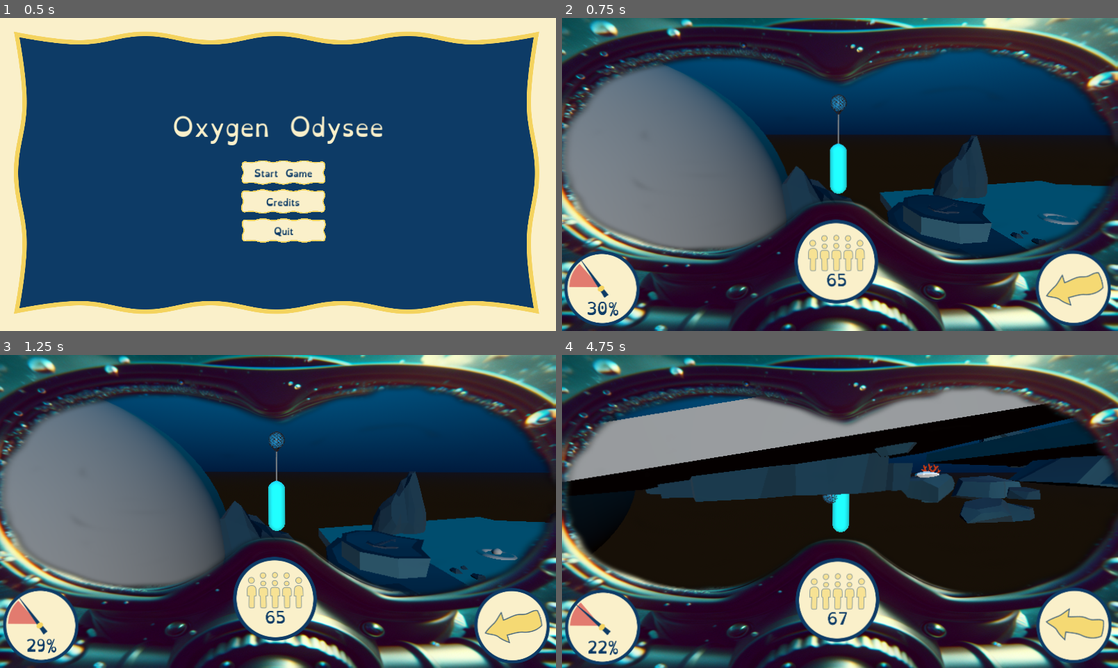
Above: before the commit, frames 1-4 (two rows, left to right).
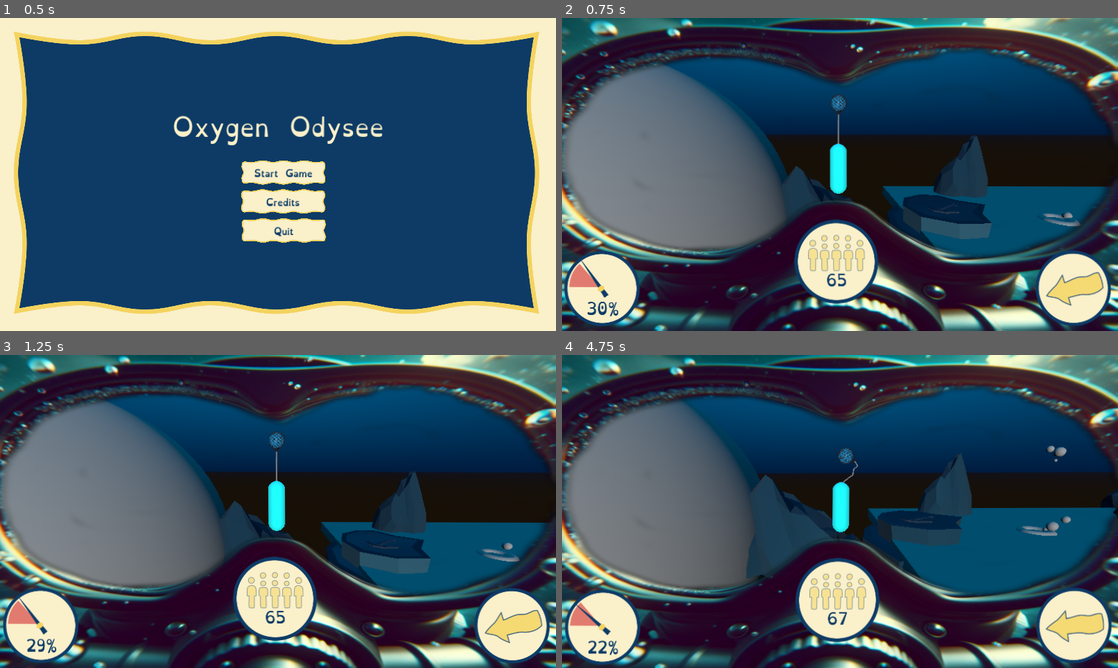
Above: after the commit, the same moments.

Repository: bastifpv/GGJ25
Game: Godot game, scene res://scenes/menu.tscn
Same seed, same stepped clock (60 frames per second), same inputs: the game is played once before the commit and once after it.
Inputs:
- Up to frame 1 (0.5 s): no input
- Up to frame 2 (0.75 s): click "Start Game" at 0.5 s
- Up to frame 3 (1.25 s): no input
- Up to frame 4 (4.75 s): hold D (right) 1.28-2.03 s; hold S (down) 2.03-2.78 s; hold D (right) 2.78-3.53 s; hold W (up) 3.53-4.28 s; hold A (left) from 4.28 s (still down)

Frame 1 is identical in both runs. In frame 2, 1.6% of the frame differs, in the area x 57-99%, y 52-77%; in frame 3, 1.7%; in frame 4, 46%, in the area x 0-100%, y 9-92%.

Commit message:
collision geht

Diff:
--- a/scenes/prefabs/sand.tscn
+++ b/scenes/prefabs/sand.tscn
@@ -4,10 +4,9 @@
 size = Vector3(10, 0.5, 10)
 
 [sub_resource type="BoxShape3D" id="BoxShape3D_vgqb5"]
+size = Vector3(10, 0.5, 10)
 
-[node name="Sand" type="RigidBody3D"]
-collision_layer = 4
-gravity_scale = 0.0
+[node name="Sand" type="StaticBody3D"]
 
 [node name="MeshInstance3D" type="MeshInstance3D" parent="."]
 layers = 4
--- a/scripts/worldgenerator.gd
+++ b/scripts/worldgenerator.gd
@@ -27,7 +27,7 @@
 	var i = (max_x - min_x) / SAND_LENGHT
 	var current_place = min_x
 	while current_place < max_x:
-		var sand_inst : RigidBody3D =  sand.instantiate()
+		var sand_inst : StaticBody3D =  sand.instantiate()
 		if (current_place < MinRenderd or current_place  > MaxRenderd):
 			add_child(sand_inst)
 			sand_inst.position =  Vector3(current_place, 0, 0)
@@ -39,13 +39,13 @@
 
 func on_move_generate_sand(player_position):
 	if (player_position.x + RENDER_DISTANCE > MaxRenderd):
-		var sand_inst : RigidBody3D =  sand.instantiate()
+		var sand_inst : StaticBody3D =  sand.instantiate()
 		add_child(sand_inst)
 		sand_inst.position =  Vector3(MaxRenderd+10, 0, 0)
 		MaxRenderd = MaxRenderd+10
 
 	if (player_position.x - RENDER_DISTANCE < MinRenderd):
-		var sand_inst : RigidBody3D =  sand.instantiate()
+		var sand_inst : StaticBody3D =  sand.instantiate()
 		add_child(sand_inst)
 		sand_inst.position =  Vector3(MinRenderd-10, 0, 0)
 		MinRenderd=MinRenderd-10
Not shown: 1 places in scenes/environment.tres that only renumber resources
Not shown: 2 places in scenes/startscene.tscn that only renumber resources
